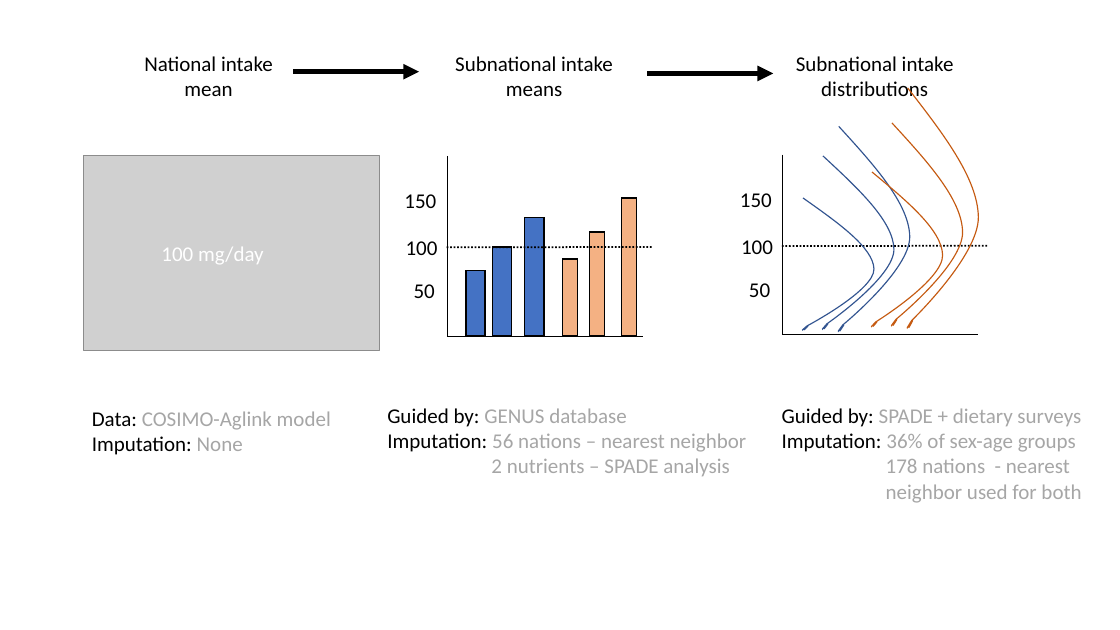
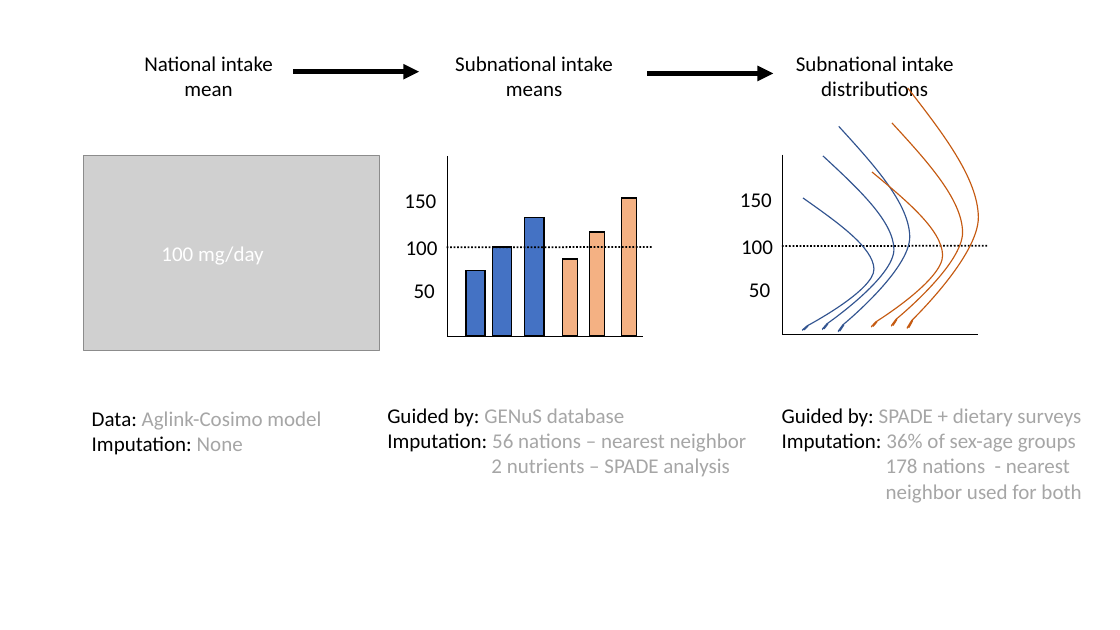
Before and after one commit to alonshepon/Health-Benefit-Calculation-BFA, a slide deck: slide 1 of figures/FigM4_subnat_dist_workflow.pptx. Drawn at 1120x630 pixels with LibreOffice and Linux fonts; fonts in the diff are those of the drawing; grey boxes stand for pictures. Boxes give left, top, right and bottom in pixels: in the first picture for what was removed or moved away, otherwise in the second. Text is boxed around its words. In the diff, an @@ line names an element or a change of style, - is before the commit and + after.

```diff
--- a/figures/FigM4_subnat_dist_workflow.pptx
+++ b/figures/FigM4_subnat_dist_workflow.pptx
@@ text at [92,411,321,430]: text changed @@
-Data: COSIMO-Aglink model
+Data: Aglink-Cosimo model
@@ text at [387,408,624,427]: text changed @@
-Guided by: GENUS database
+Guided by: GENuS database
```
Also in this commit, not shown: 1 other file.
